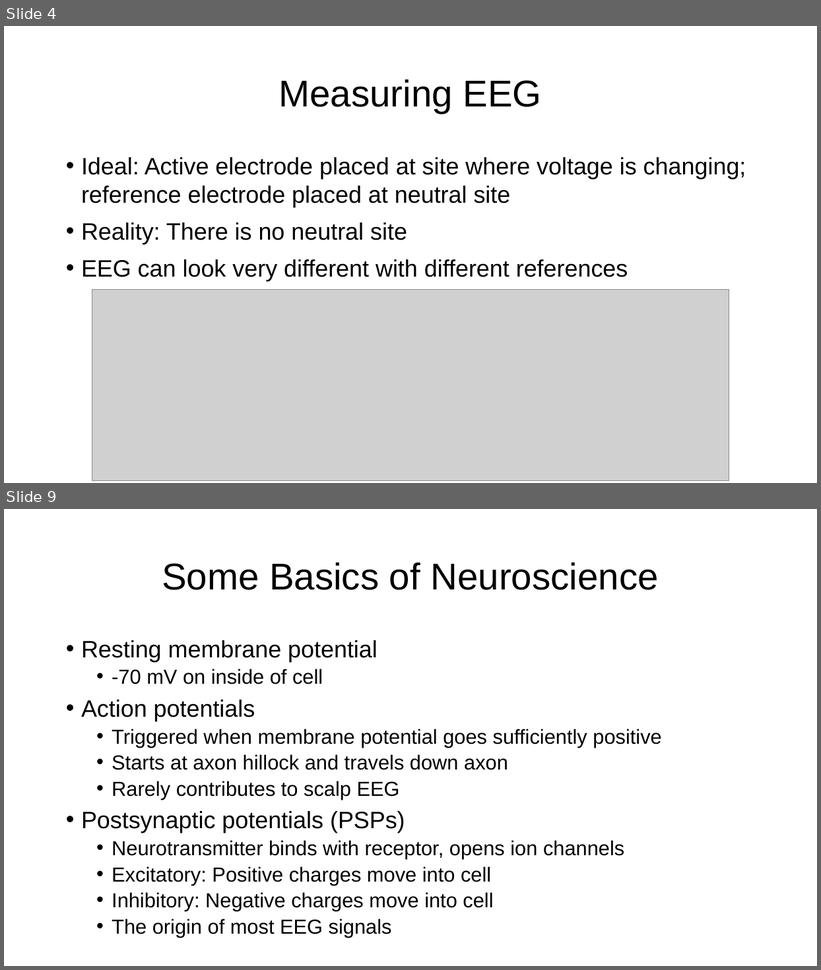
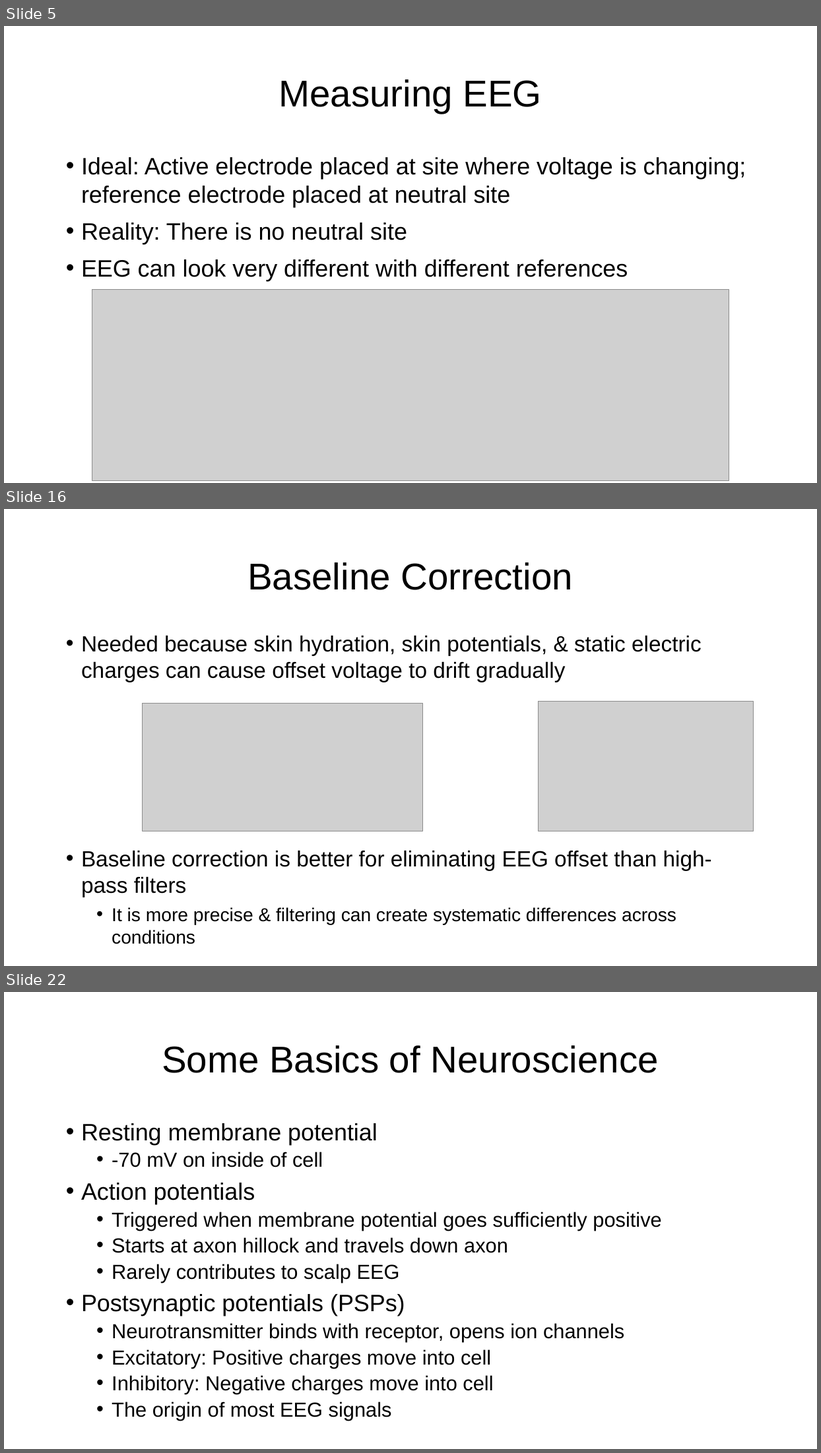
Before and after one commit to ssheldo/EEG_process_talk, a slide deck: EEG_Processing_Presentation.pptx. Shown one above the other, each under a label of ours: slides 4 and 9 before the commit, slides 5, 16 and 22 after it; the slides between them are not shown. The pictures are 821x970 and 821x1453 pixels, drawn with LibreOffice and Linux fonts; fonts in the diff are those of the drawing; grey boxes stand for pictures. Boxes give left, top, right and bottom in pixels: in the first picture for what was removed or moved away, otherwise in the second. Text is boxed around its words. In the diff, an @@ line names an element or a change of style, - is before the commit and + after.

```diff
--- a/EEG_Processing_Presentation.pptx
+++ b/EEG_Processing_Presentation.pptx
@@ slide 16 added at bbox=[4, 509, 817, 966], background #FFFFFF @@
@@ title added at bbox=[248, 562, 572, 590], 44 pt, text #000000 @@
+Baseline Correction
@@ text added at bbox=[81, 635, 712, 945], 26 pt, text #000000 @@
+• Needed because skin hydration, skin potentials, & static electric charges can cause offset voltage to drift gradually
+• Baseline correction is better for eliminating EEG offset than high-pass filters
+  • It is more precise & filtering can create systematic differences across conditions
@@ picture added at bbox=[143, 704, 423, 832] @@
@@ picture added at bbox=[539, 701, 754, 831] @@
@@ what was slide 4 is now slide 5 @@
@@ what was slide 9 is now slide 22 @@
```
Also in this commit, not shown: 4 slides changed, 20 other slides added, 1 slide removed, 4 other files.
